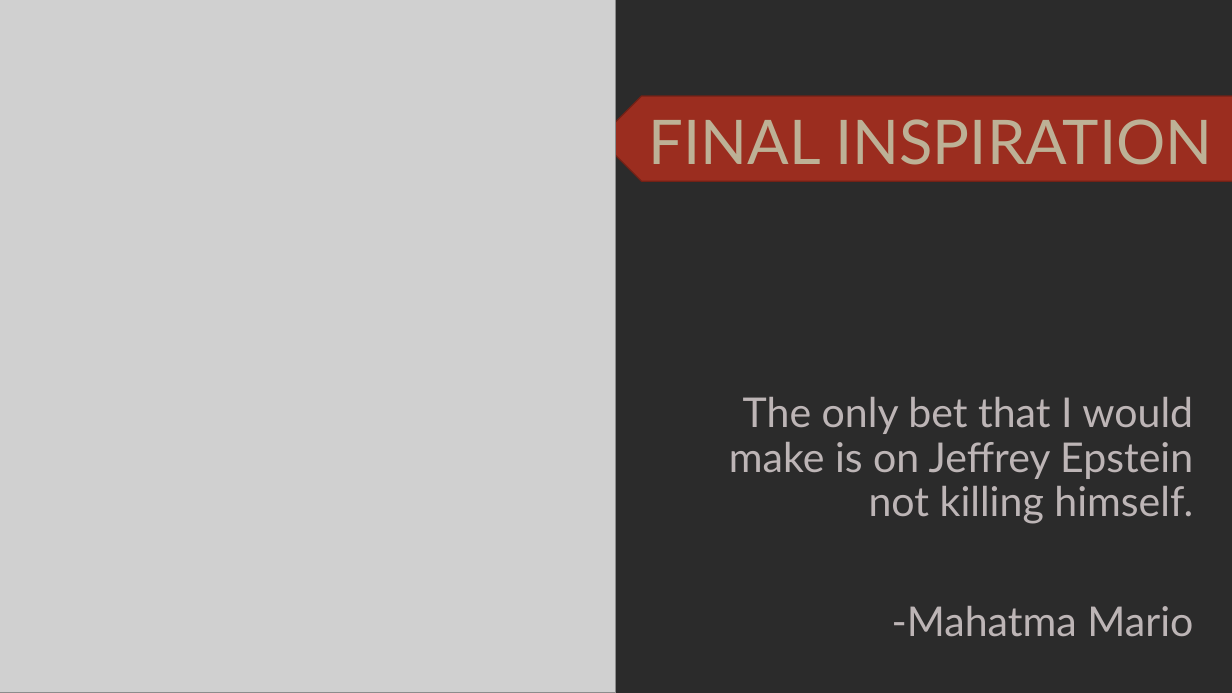
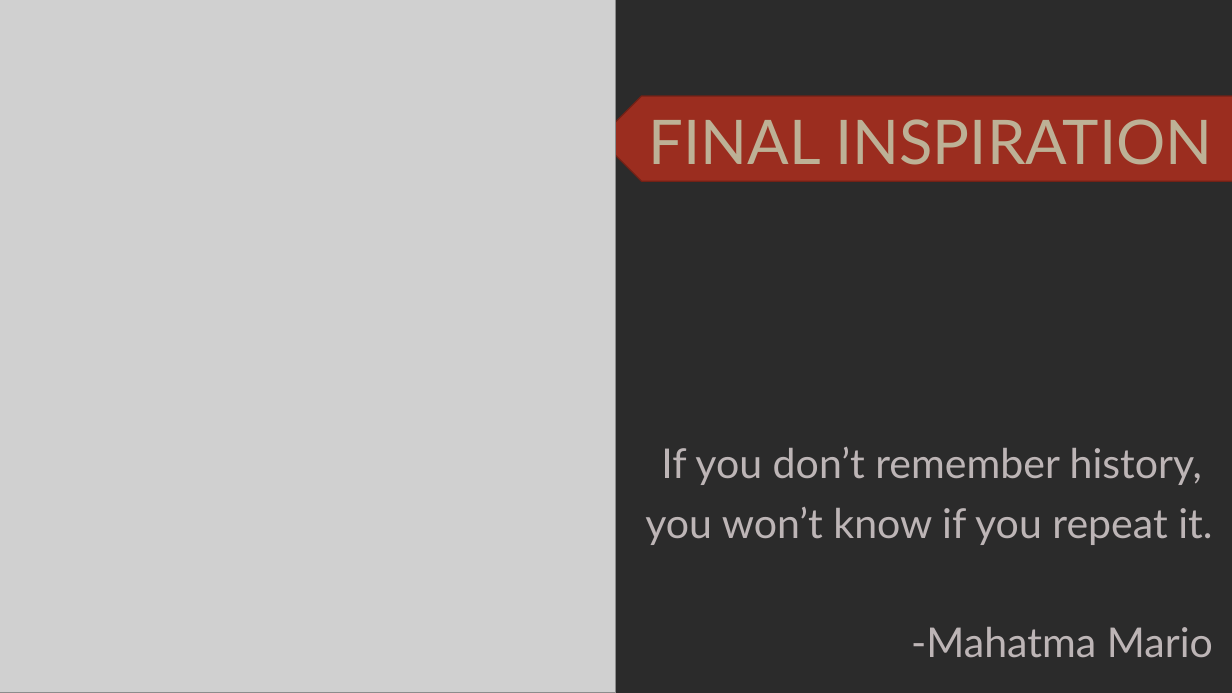
Before and after one commit to SuperMarioGiacomazzo/STOR538_WEBSITE, a slide deck: slide 14 of Slides/Gambling 2/Gambling_2_Lecture.pptx. Drawn at 1232x693 pixels with LibreOffice and Linux fonts; fonts in the diff are those of the drawing; grey boxes stand for pictures; background and template pictures are left out; a plain dark background stands for a picture behind light text. Boxes give left, top, right and bottom in pixels: in the first picture for what was removed or moved away, otherwise in the second. Text is boxed around its words. In the diff, an @@ line names an element or a change of style, - is before the commit and + after.

```diff
--- a/Slides/Gambling 2/Gambling_2_Lecture.pptx
+++ b/Slides/Gambling 2/Gambling_2_Lecture.pptx
@@ text "If you don’t remember history,": place and size @@
-text "If you don’t remember history," at (729,397,1193,637)
+text "If you don’t remember history," at (645,447,1213,658)
@@ text at (645,447,1212,545): text changed @@
-The only bet that I would make is on Jeffrey Epstein not killing himself.
+If you don’t remember history,
+you won’t know if you repeat it.
```
Also in this commit, not shown: 1 other file.
